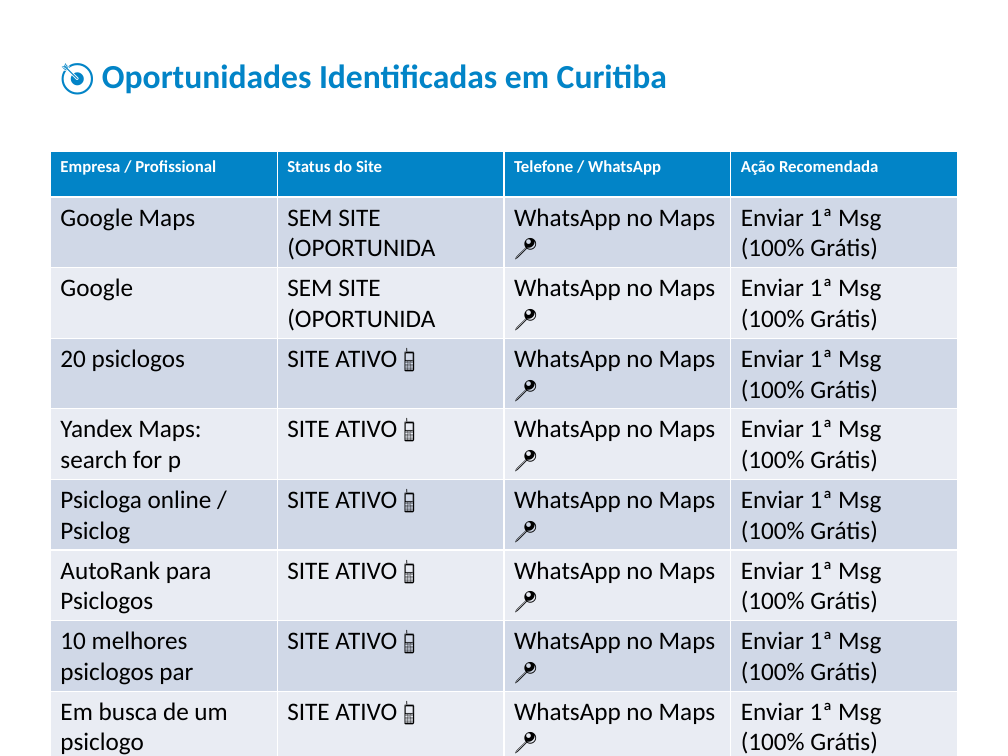
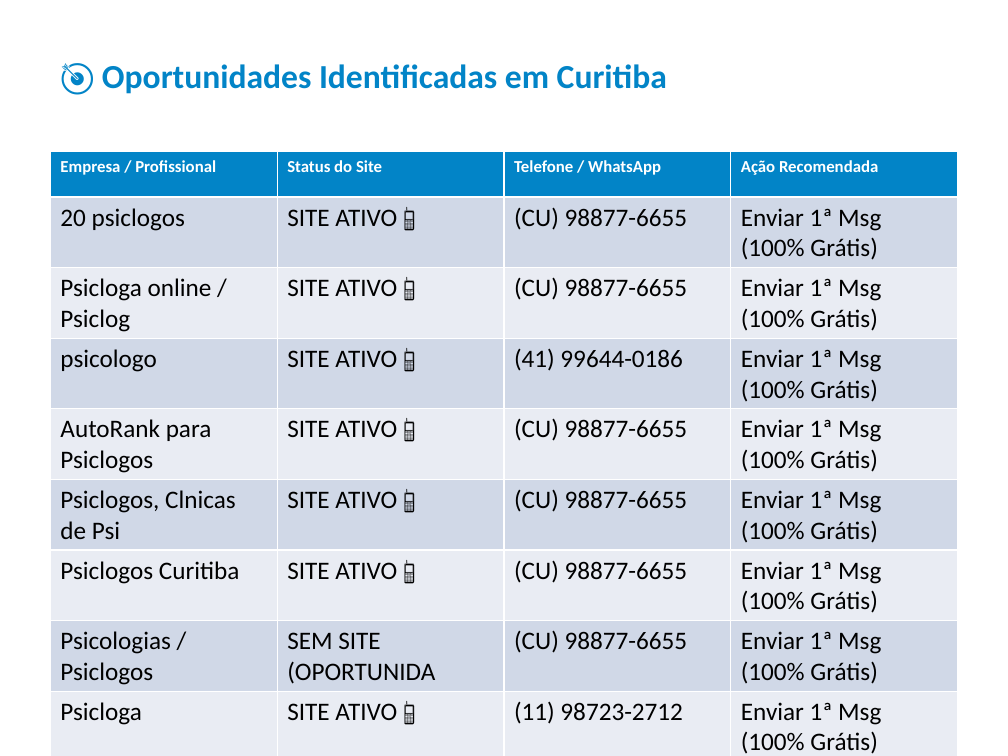
Before and after one commit to jaop2158-sketch/webfy-leads, a slide deck: slide 2 of relatorio_psicologo_curitiba.pptx. Drawn at 1008x756 pixels with LibreOffice and Linux fonts; fonts in the diff are those of the drawing. Boxes give left, top, right and bottom in pixels: in the first picture for what was removed or moved away, otherwise in the second. Text is boxed around its words. In the diff, an @@ line names an element or a change of style, - is before the commit and + after.

```diff
--- a/relatorio_psicologo_curitiba.pptx
+++ b/relatorio_psicologo_curitiba.pptx
@@ table at box(50, 151, 958, 756) @@
-row 2: Google Maps | SEM SITE (OPORTUNIDA | WhatsApp no Maps 📍 | Enviar 1ª Msg (100% Grátis)
+row 2: 20 psiclogos | SITE ATIVO 📱 | (CU) 98877-6655 | Enviar 1ª Msg (100% Grátis)
-row 3: Google | SEM SITE (OPORTUNIDA | WhatsApp no Maps 📍 | Enviar 1ª Msg (100% Grátis)
+row 3: Psicloga online / Psiclog | SITE ATIVO 📱 | (CU) 98877-6655 | Enviar 1ª Msg (100% Grátis)
-row 4, column 1: 20 psiclogos
+row 4, column 1: psicologo
-row 4, column 3: WhatsApp no Maps 📍
+row 4, column 3: (41) 99644-0186
-row 5, column 1: Yandex Maps: search for p
+row 5, column 1: AutoRank para Psiclogos
-row 5, column 3: WhatsApp no Maps 📍
+row 5, column 3: (CU) 98877-6655
-row 6, column 1: Psicloga online / Psiclog
+row 6, column 1: Psiclogos, Clnicas de Psi
-row 6, column 3: WhatsApp no Maps 📍
+row 6, column 3: (CU) 98877-6655
-row 7, column 1: AutoRank para Psiclogos
+row 7, column 1: Psiclogos Curitiba
-row 7, column 3: WhatsApp no Maps 📍
+row 7, column 3: (CU) 98877-6655
-row 8: 10 melhores psiclogos par | SITE ATIVO 📱 | WhatsApp no Maps 📍 | Enviar 1ª Msg (100% Grátis)
+row 8: Psicologias / Psiclogos | SEM SITE (OPORTUNIDA | (CU) 98877-6655 | Enviar 1ª Msg (100% Grátis)
-row 9, column 1: Em busca de um psiclogo
+row 9, column 1: Psicloga
-row 9, column 3: WhatsApp no Maps 📍
+row 9, column 3: (11) 98723-2712
-row 10, column 1: Psiclogos
+row 10, column 1: Psiclogos, Curitiba, PR
-row 10, column 3: WhatsApp no Maps 📍
+row 10, column 3: 41999756
-row 11, column 1: Psiclogos Curitiba
+row 11, column 1: Leonardo Fd Araujo
-row 11, column 3: 5541999756
+row 11, column 3: (41) 99643-9560
```
Also in this commit, not shown: 4 other files.
